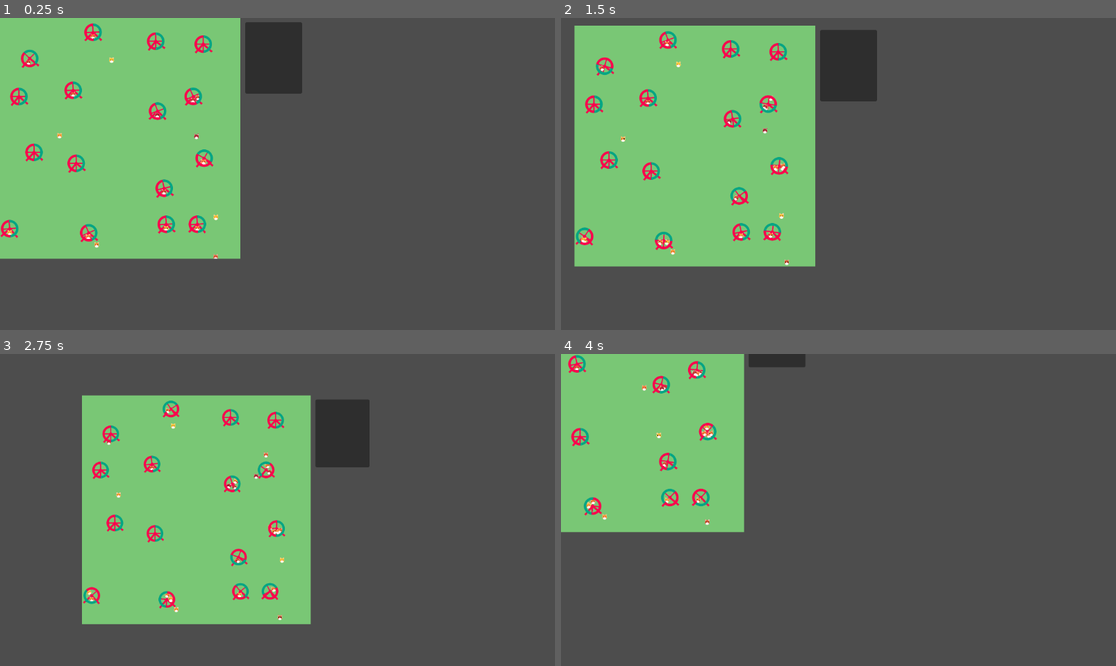
Above: before the commit, frames 1-4 (two rows, left to right).
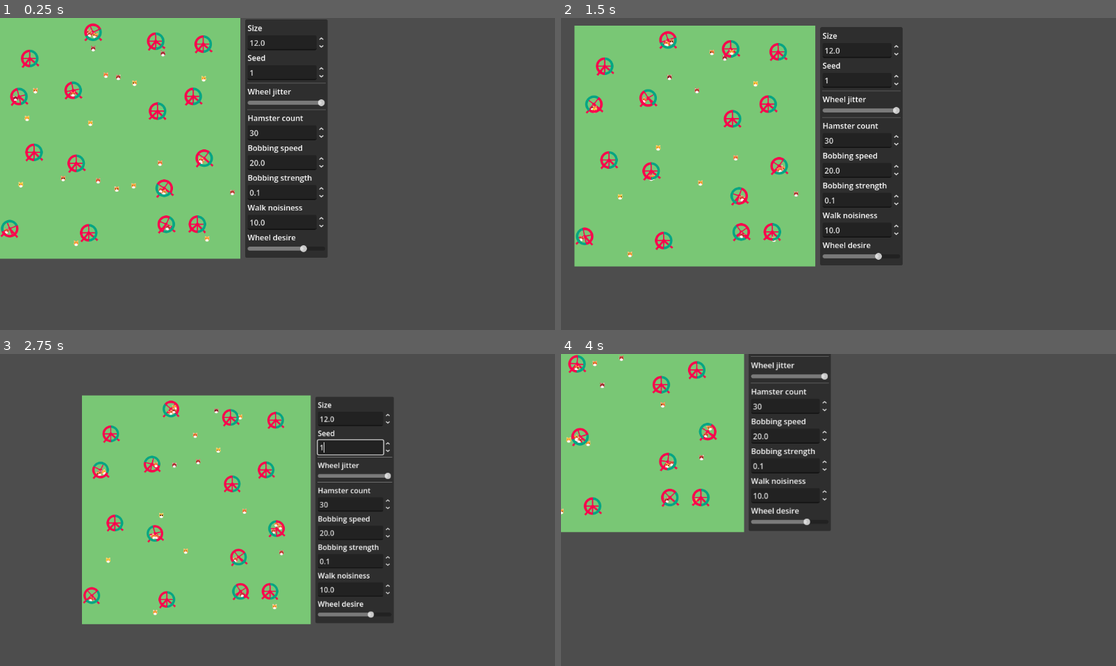
Above: after the commit, the same moments.

Repository: ErikSeewald/Pronicula
Game: Godot game, scene res://scenes/Hamsters.tscn
Same seed, same stepped clock (60 frames per second), same inputs: the game is played once before the commit and once after it.
Inputs (mouse positions are in pixels of both pictures, inside the frame that each line leads up to):
- Up to frame 1 (0.25 s): no input
- Up to frame 2 (1.5 s): move the mouse to (960, 158) at 0.52 s; hold Middle mouse button (move_around) 0.53-1.25 s; click (960, 158) at 0.67 s; drag from (727, 189) to (810, 236) at 1.27 s
- Up to frame 3 (2.75 s): move the mouse to (333, 441) at 2.02 s; tap Mouse wheel down (zoom_out) at 2.1 s; click (333, 441) at 2.17 s
- Up to frame 4 (4 s): drag from (810, 572) to (672, 463) at 2.77 s; move the mouse to (1005, 556) at 3.52 s; tap Mouse wheel up (zoom_in) at 3.6 s; click (1005, 556) at 3.67 s

The runs differ from the first frame. In frame 1, 9.9% of the frame differs, in the area x 0-59%, y 0-78%; in frame 2, 10%, in the area x 3-62%, y 2-80%; in frame 3, 9.3%; in frame 4, 8.3%.

Commit message:
add runtime hamster controls

Diff:
--- a/scenes/Hamsters.tscn
+++ b/scenes/Hamsters.tscn
@@ -6,7 +6,7 @@
 
 [sub_resource type="ShaderMaterial" id="ShaderMaterial_58ydm"]
 shader = ExtResource("2_dters")
-shader_parameter/time = 840.38
+shader_parameter/time = 1210.435
 shader_parameter/size = 12.0
 shader_parameter/seed = 1
 shader_parameter/jitter_intensity = 2.0
@@ -33,13 +33,121 @@
 
 [node name="UI" type="Panel" parent="FloatingContainer" unique_id=962166169]
 offset_left = 509.0
-offset_top = 9.0
-offset_right = 627.0
-offset_bottom = 157.0
+offset_top = 3.0
+offset_right = 680.0
+offset_bottom = 498.0
 
 [node name="VBoxContainer" type="VBoxContainer" parent="FloatingContainer/UI" unique_id=2071290171]
 layout_mode = 0
 offset_left = 5.0
 offset_top = 6.0
-offset_right = 112.0
-offset_bottom = 134.0
+offset_right = 166.0
+offset_bottom = 259.0
+
+[node name="SizeLabel" type="Label" parent="FloatingContainer/UI/VBoxContainer" unique_id=913660913]
+layout_mode = 2
+text = "Size"
+
+[node name="SizeInput" type="SpinBox" parent="FloatingContainer/UI/VBoxContainer" unique_id=1199267931]
+layout_mode = 2
+max_value = 10000.0
+step = 0.01
+value = 12.0
+allow_greater = true
+metadata/_edit_use_anchors_ = true
+
+[node name="SeedLabel" type="Label" parent="FloatingContainer/UI/VBoxContainer" unique_id=954787450]
+layout_mode = 2
+text = "Seed"
+
+[node name="SeedInput" type="SpinBox" parent="FloatingContainer/UI/VBoxContainer" unique_id=415042184]
+layout_mode = 2
+max_value = 100000.0
+value = 1.0
+rounded = true
+allow_greater = true
+allow_lesser = true
+metadata/_edit_use_anchors_ = true
+
+[node name="HSeparator2" type="HSeparator" parent="FloatingContainer/UI/VBoxContainer" unique_id=497027987]
+layout_mode = 2
+
+[node name="JitterLabel" type="Label" parent="FloatingContainer/UI/VBoxContainer" unique_id=445768458]
+layout_mode = 2
+text = "Wheel jitter"
+
+[node name="JitterSlider" type="HSlider" parent="FloatingContainer/UI/VBoxContainer" unique_id=990510998]
+layout_mode = 2
+max_value = 2.0
+step = 0.01
+value = 2.0
+
+[node name="HSeparator3" type="HSeparator" parent="FloatingContainer/UI/VBoxContainer" unique_id=842050695]
+layout_mode = 2
+
+[node name="HamsterCountLabel" type="Label" parent="FloatingContainer/UI/VBoxContainer" unique_id=1436474552]
+layout_mode = 2
+text = "Hamster count"
+
+[node name="HamsterCountInput" type="SpinBox" parent="FloatingContainer/UI/VBoxContainer" unique_id=2096019301]
+layout_mode = 2
+max_value = 1000.0
+value = 30.0
+rounded = true
+allow_greater = true
+metadata/_edit_use_anchors_ = true
+
+[node name="BobbingSpeedLabel" type="Label" parent="FloatingContainer/UI/VBoxContainer" unique_id=344550109]
+layout_mode = 2
+text = "Bobbing speed"
+
+[node name="BobbingSpeedInput" type="SpinBox" parent="FloatingContainer/UI/VBoxContainer" unique_id=46332880]
+layout_mode = 2
+max_value = 1000.0
+step = 0.01
+value = 20.0
+allow_greater = true
+metadata/_edit_use_anchors_ = true
+
+[node name="BobbingStrengthLabel2" type="Label" parent="FloatingContainer/UI/VBoxContainer" unique_id=764681071]
+layout_mode = 2
+text = "Bobbing strength"
+
+[node name="BobbingStrengthInput" type="SpinBox" parent="FloatingContainer/UI/VBoxContainer" unique_id=1302358907]
+layout_mode = 2
+max_value = 1000.0
+step = 0.001
+value = 0.1
+allow_greater = true
+metadata/_edit_use_anchors_ = true
+
+[node name="WalkNoisinessLabel" type="Label" parent="FloatingContainer/UI/VBoxContainer" unique_id=303464309]
+layout_mode = 2
+text = "Walk noisiness"
+
+[node name="WalkNoisinessInput" type="SpinBox" parent="FloatingContainer/UI/VBoxContainer" unique_id=918005813]
+layout_mode = 2
+max_value = 1000.0
+step = 0.01
+value = 10.0
+allow_greater = true
+metadata/_edit_use_anchors_ = true
+
+[node name="WheelDesireLabel" type="Label" parent="FloatingContainer/UI/VBoxContainer" unique_id=59400847]
+layout_mode = 2
+text = "Wheel desire"
+
+[node name="WheelDesireSlider" type="HSlider" parent="FloatingContainer/UI/VBoxContainer" unique_id=1777126843]
+layout_mode = 2
+max_value = 1.0
+step = 0.01
+value = 0.75
+
+[connection signal="value_changed" from="FloatingContainer/UI/VBoxContainer/SizeInput" to="FloatingContainer/ColorRect" method="on_change" binds= ["size"]]
+[connection signal="value_changed" from="FloatingContainer/UI/VBoxContainer/SeedInput" to="FloatingContainer/ColorRect" method="on_change" binds= ["seed"]]
+[connection signal="value_changed" from="FloatingContainer/UI/VBoxContainer/JitterSlider" to="FloatingContainer/ColorRect" method="on_change" binds= ["jitter_intensity"]]
+[connection signal="value_changed" from="FloatingContainer/UI/VBoxContainer/HamsterCountInput" to="FloatingContainer/ColorRect" method="on_change" binds= ["hamster_count"]]
+[connection signal="value_changed" from="FloatingContainer/UI/VBoxContainer/BobbingSpeedInput" to="FloatingContainer/ColorRect" method="on_change" binds= ["bobbing_speed"]]
+[connection signal="value_changed" from="FloatingContainer/UI/VBoxContainer/BobbingStrengthInput" to="FloatingContainer/ColorRect" method="on_change" binds= ["bobbing_strength"]]
+[connection signal="value_changed" from="FloatingContainer/UI/VBoxContainer/WalkNoisinessInput" to="FloatingContainer/ColorRect" method="on_change" binds= ["walk_noisiness"]]
+[connection signal="value_changed" from="FloatingContainer/UI/VBoxContainer/WheelDesireSlider" to="FloatingContainer/ColorRect" method="on_change" binds= ["wheel_desire"]]
--- a/scripts/demos/hamsters/hamsters.gd
+++ b/scripts/demos/hamsters/hamsters.gd
@@ -8,3 +8,6 @@
 func _process(delta: float) -> void:
 	time += delta
 	material.set_shader_parameter("time", time)
+
+func on_change(param_value, param_name):
+	material.set_shader_parameter(param_name, param_value)
--- a/shaders/demos/hamsters/hamsters.gdshader
+++ b/shaders/demos/hamsters/hamsters.gdshader
@@ -231,7 +231,7 @@
 	return HAMSTER_CYCLE_LENGTHS[int(hash(hamster_idx + last_switch, seed) * float(HAMSTER_CYCLES_COUNT))];
 }
 
-// Returns a noise offset for the hamster's walk.
+// Returns a smoothed noise offset for the hamster's walk.
 // X and Y coordinate should use different noise seeds for more organic noise.
 float walk_noise(float noise_seed)
 {
@@ -247,7 +247,7 @@
 // based on the given cycle phase.
 vec2 get_walk_shift(float hamster_idx, float phase)
 {
-	vec2 noise = vec2(walk_noise(hamster_idx), walk_noise(hamster_idx+17.0));
+	vec2 noise = vec2(walk_noise(hamster_idx) - 0.5, walk_noise(hamster_idx+17.0) - 0.5);
 	float phase_scale = (1.0 - abs(0.5 - phase) * 2.0); // Scale intensity so that at beginning and end it is at goal pos
 	return noise * walk_noisiness * phase_scale;
 }
